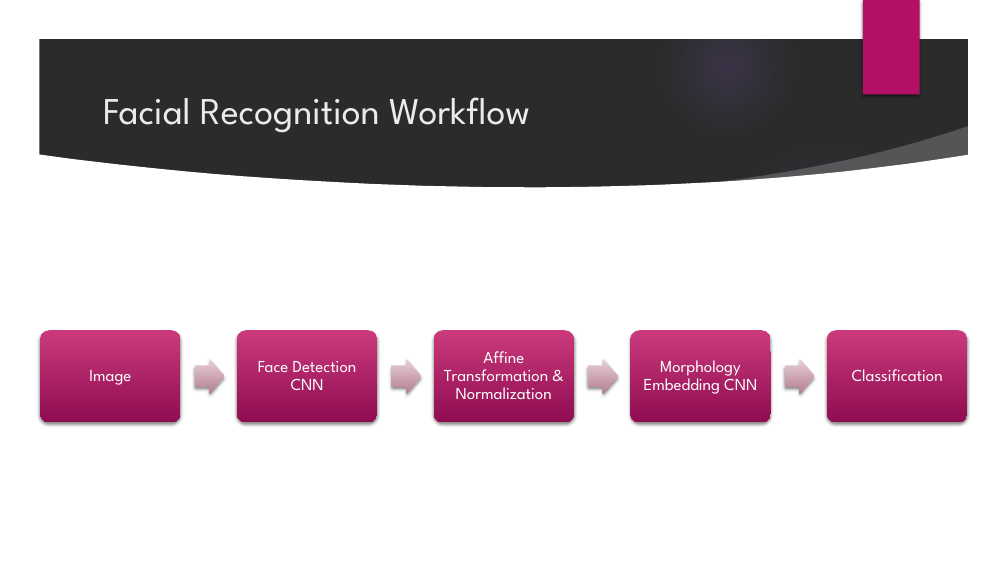
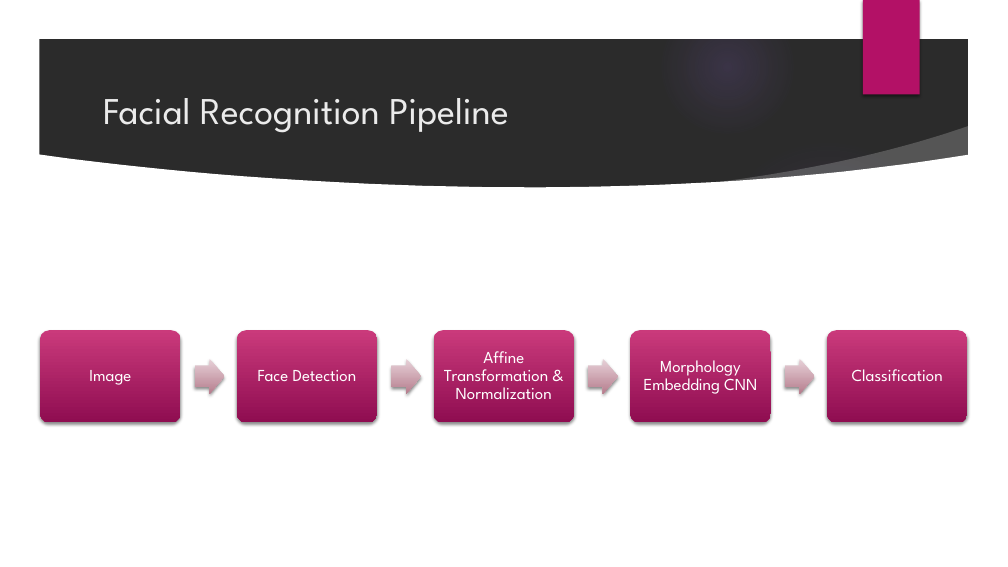
Before and after one commit to erstrong/BigDataSystemsandIntelligenceAnalytics, a slide deck: slide 3 of AdversarialFaceRecognition/ProgressReport.pptx. Drawn at 1008x567 pixels with LibreOffice and Linux fonts; fonts in the diff are those of the drawing; background and template pictures are left out; a plain dark background stands for a picture behind light text. Boxes give left, top, right and bottom in pixels: in the first picture for what was removed or moved away, otherwise in the second. Text is boxed around its words. In the diff, an @@ line names an element or a change of style, - is before the commit and + after.

```diff
--- a/AdversarialFaceRecognition/ProgressReport.pptx
+++ b/AdversarialFaceRecognition/ProgressReport.pptx
@@ title at bbox=[103, 98, 509, 133]: text changed @@
-Facial Recognition Workflow
+Facial Recognition Pipeline
@@ text at bbox=[258, 370, 357, 381]: text changed @@
-Face Detection CNN
+Face Detection
```
Also in this commit, not shown: 9 other slides changed, 2 slides added, 1 slide removed, 35 other files.
